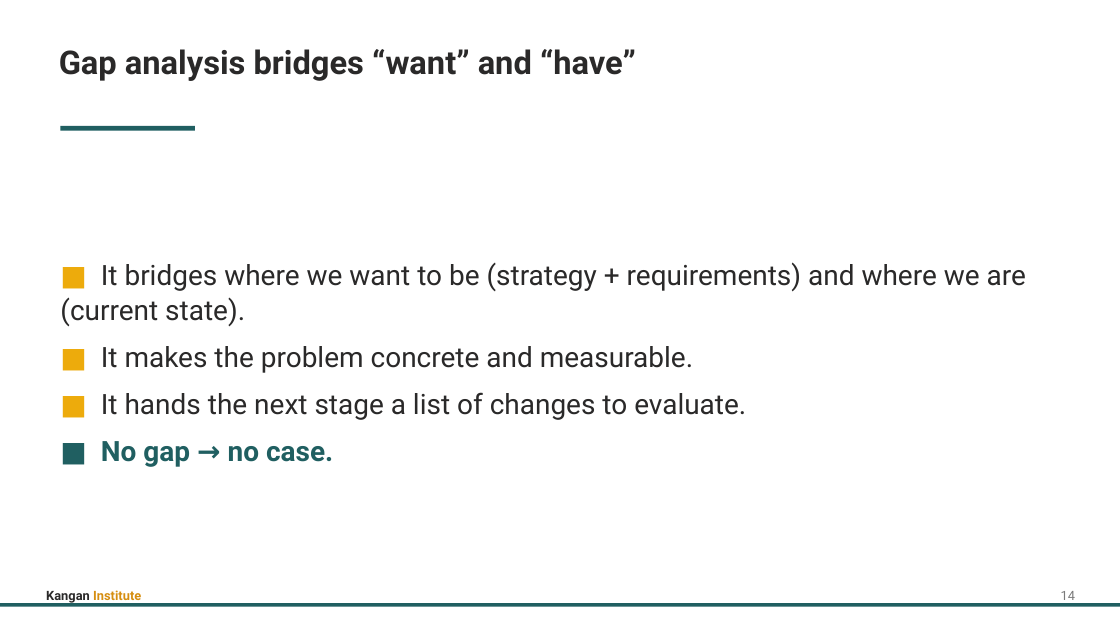
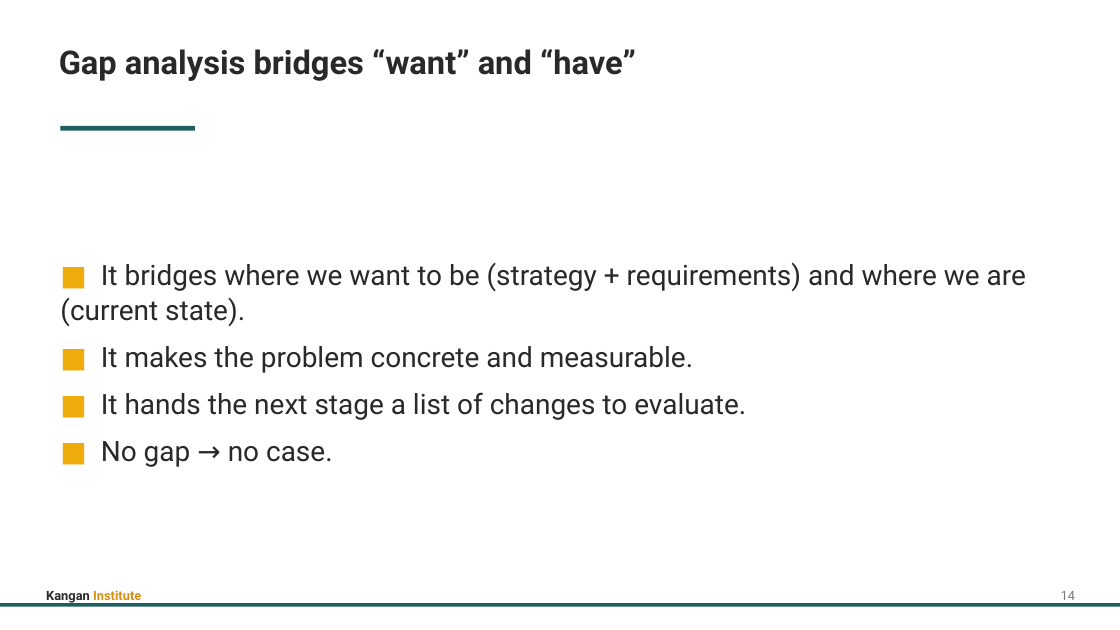
Before and after one commit to Digital-Initiatives-Kangan-Institute/diploma-cloud-cyber-content-s1, a slide deck: slide 18 of S1-CL1-Cloud-Design-Build/delivery/topic_02/Topic_02_Slides.pptx. Drawn at 1120x630 pixels with LibreOffice and Linux fonts; fonts in the diff are those of the drawing. Boxes give left, top, right and bottom in pixels: in the first picture for what was removed or moved away, otherwise in the second. Text is boxed around its words. In the diff, an @@ line names an element or a change of style, - is before the commit and + after.

```diff
--- a/S1-CL1-Cloud-Design-Build/delivery/topic_02/Topic_02_Slides.pptx
+++ b/S1-CL1-Cloud-Design-Build/delivery/topic_02/Topic_02_Slides.pptx
@@ text at <box>101,441,333,467</box>: text colour #205F61 to #EDAB0C in "■"; text colour #205F61 to #2A2929, bold off in "No gap → no case." @@
```
Also in this commit, not shown: 12 other slides changed, 59 other files.
